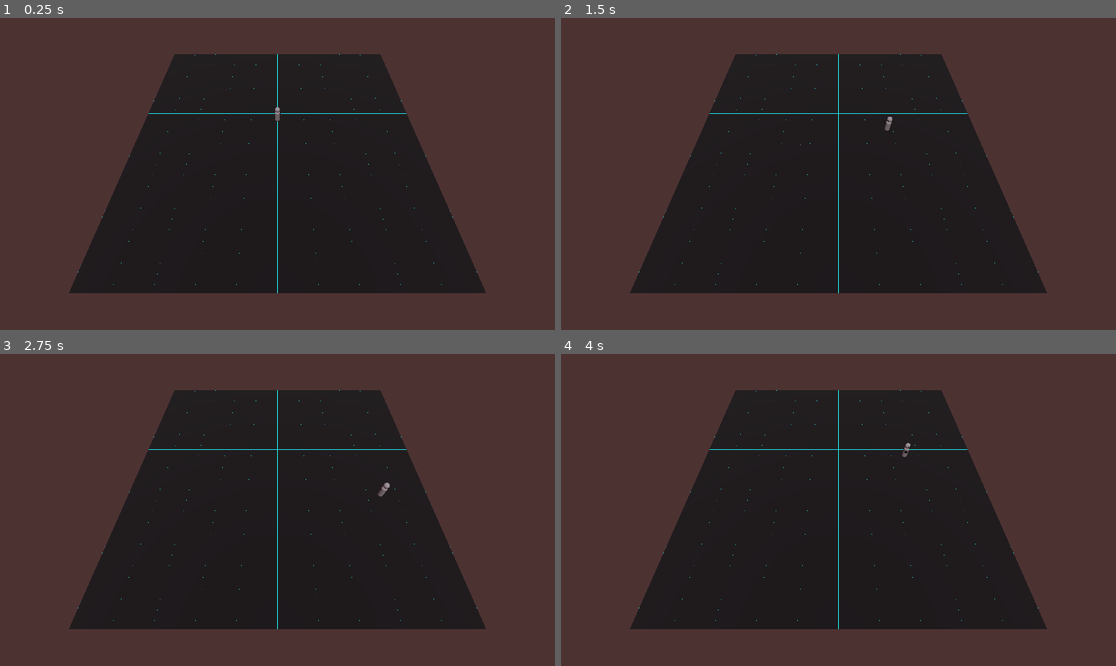
Above: before the commit, frames 1-4 (two rows, left to right).
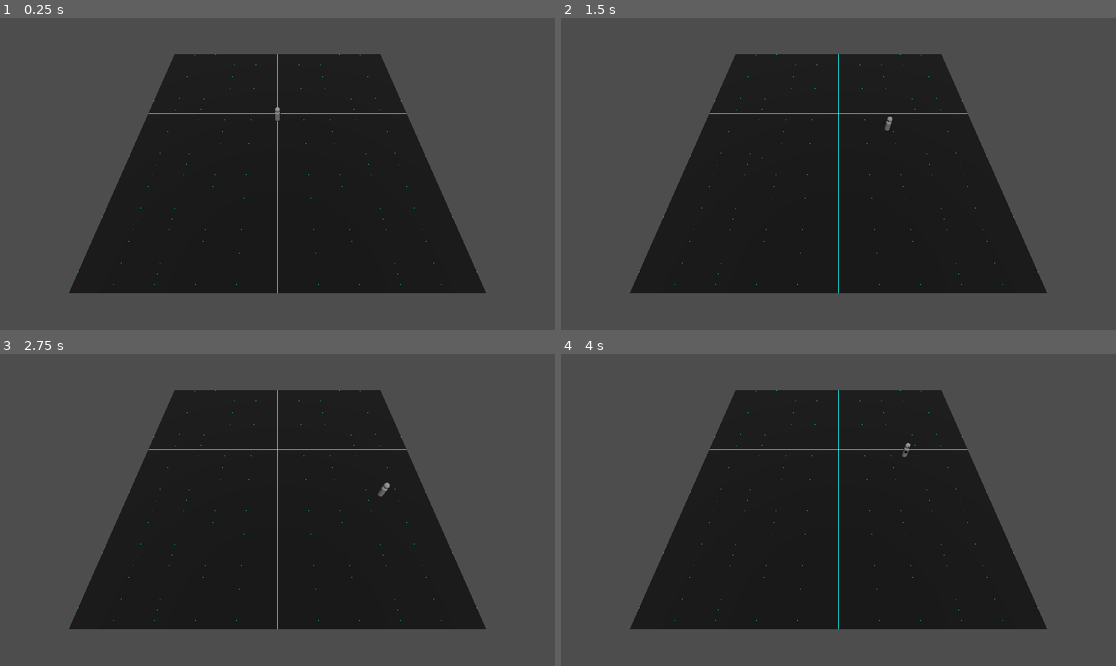
Above: after the commit, the same moments.

Repository: covmoore/interrupt-game-jam
Game: Godot game, scene res://maps/dungeon.tscn
Two runs of this game, one before a commit and one after it. Both use one fixed random seed, a clock stepped at 60 frames per second and the inputs below. This scene is started directly instead of the project's main scene.
Inputs (mouse positions are in pixels of both pictures, inside the frame that each line leads up to):
- Up to frame 1 (0.25 s): no input
- Up to frame 2 (1.5 s): tap Enter at 0.5 s; move the mouse to (960, 158) at 0.52 s; hold D (move_right) 0.53-1.28 s; click (960, 158) at 0.6 s; move the mouse to (727, 189) at 1.27 s; hold S (move_back) from 1.28 s (still down); click (727, 189) at 1.35 s
- Up to frame 3 (2.75 s): move the mouse to (333, 441) at 2.02 s; release S (move_back) at 2.03 s; hold D (move_right) from 2.03 s (still down); click (333, 441) at 2.1 s
- Up to frame 4 (4 s): move the mouse to (810, 572) at 2.77 s; release D (move_right) at 2.78 s; hold W (move_forward) 2.78-3.53 s; click (810, 572) at 2.85 s; move the mouse to (1005, 556) at 3.52 s; hold A (move_left) from 3.53 s (still down); click (1005, 556) at 3.6 s

The runs differ from the first frame. In frame 1, 57% of the frame differs, in the area x 0-100%, y 0-100%; in frame 2, 57%; in frame 3, 57%; in frame 4, 57%.

Commit message:
gun works

Diff:
--- a/maps/dungeon.tscn
+++ b/maps/dungeon.tscn
@@ -41,7 +41,6 @@
 sky_material = SubResource("ShaderMaterial_ugbub")
 
 [sub_resource type="Environment" id="Environment_g5vgi"]
-background_mode = 2
 background_color = Color(0.0177324, 0.0177324, 0.0177324, 1)
 sky = SubResource("Sky_ut1ug")
 glow_intensity = 1.02
--- a/maps/mind.tscn
+++ b/maps/mind.tscn
@@ -83,7 +83,6 @@
 transform = Transform3D(1, 0, 0, 0, 0.379941, 0.925011, 0, -0.925011, 0.379941, 0, 8.58882, 0)
 
 [node name="CameraPivot" type="Node3D" parent="."]
-transform = Transform3D(1, 0, 0, 0, 1, 0, 0, 0, 1, 0, 0, 0)
 
 [node name="Camera3D" type="Camera3D" parent="CameraPivot"]
 transform = Transform3D(1, 0, 0, 0, 0.866025, 0.5, 0, -0.5, 0.866025, 0, 7, 9)
--- a/prefabs/bullet.tscn
+++ b/prefabs/bullet.tscn
@@ -1,19 +1,25 @@
-[gd_scene load_steps=4 format=3 uid="uid://bfksj87k14dre"]
+[gd_scene load_steps=5 format=3 uid="uid://bfksj87k14dre"]
 
 [ext_resource type="Script" path="res://scripts/models/bullet.gd" id="1_tg5sn"]
-
-[sub_resource type="SphereShape3D" id="SphereShape3D_7kqnt"]
-radius = 0.025
 
 [sub_resource type="SphereMesh" id="SphereMesh_njolk"]
 radius = 0.025
 height = 0.05
 
-[node name="Bullet" type="RigidBody3D"]
+[sub_resource type="StandardMaterial3D" id="StandardMaterial3D_leyhf"]
+albedo_color = Color(1, 0.498039, 0, 1)
+
+[sub_resource type="SphereShape3D" id="SphereShape3D_i5qnx"]
+radius = 0.025
+
+[node name="Bullet" type="Area3D"]
 script = ExtResource("1_tg5sn")
-
-[node name="CollisionShape3D" type="CollisionShape3D" parent="."]
-shape = SubResource("SphereShape3D_7kqnt")
 
 [node name="MeshInstance3D" type="MeshInstance3D" parent="."]
 mesh = SubResource("SphereMesh_njolk")
+surface_material_override/0 = SubResource("StandardMaterial3D_leyhf")
+
+[node name="CollisionShape3D" type="CollisionShape3D" parent="."]
+shape = SubResource("SphereShape3D_i5qnx")
+
+[connection signal="body_entered" from="." to="." method="_on_body_entered"]
--- a/scripts/models/bullet.gd
+++ b/scripts/models/bullet.gd
@@ -1,15 +1,16 @@
-extends RigidBody3D
+extends Node3D
 
 @export var lifespan: float = 2.0
-@export var speed: float = 50.0
+@export var speed: float = 70.0
 
 func _ready():
 	await(get_tree().create_timer(lifespan)).timeout
 	queue_free()
 
-func initialize_bullet(target_position: Vector3, bullet_speed: float):
-	look_at_from_position(global_transform.origin, target_position, Vector3.UP)
-	linear_velocity = global_transform.basis.z * bullet_speed
+func _physics_process(delta: float) -> void:
+	var forward_direction = global_transform.basis.z.normalized()
+	global_translate(forward_direction * speed * delta)
 
-func _process(delta: float) -> void:
-	global_transform.origin += global_transform.basis.z * -1 * speed * delta
+
+func _on_body_entered(body: Node3D) -> void:
+	print(body.name)
--- a/scripts/models/gun.gd
+++ b/scripts/models/gun.gd
@@ -1,16 +1,17 @@
-extends Node
+extends Node3D
 
 @export var bullet_scene: PackedScene
-@export var shoot_speed: float = 50.0
-@export var fire_rate: float = 0.2
+@export var muzzle_speed: float = 50.0
+@export var fire_rate:float = 0.2
 var can_shoot = true
 
 func shoot():
 	if can_shoot:
 		can_shoot = false
-		var bullet = bullet_scene.instantiate()
-		get_tree().root.add_child(bullet)
-		bullet.global_transform.origin = $Muzzle.global_transform.origin
-		bullet.call_deferred("initialize_bullet", $Muzzle.global_transform.origin + $Muzzle.global_transform.basis.z, shoot_speed)
+		var new_bullet = bullet_scene.instantiate()
+		new_bullet.global_transform = $Muzzle.global_transform
+		#new_bullet.speed = muzzle_speed
+		var scene_root = get_tree().get_root().get_children()[0]
+		scene_root.add_child(new_bullet)
 		await get_tree().create_timer(fire_rate).timeout
 		can_shoot = true
Not shown: 1 places in maps/mind.tscn that only renumber resources
Not shown: 1 places in materials/highlight.tres that only renumber resources
Not shown: 1 places in prefabs/gun.tscn that only renumber resources
Not shown: 1 places in prefabs/player.tscn that only renumber resources
